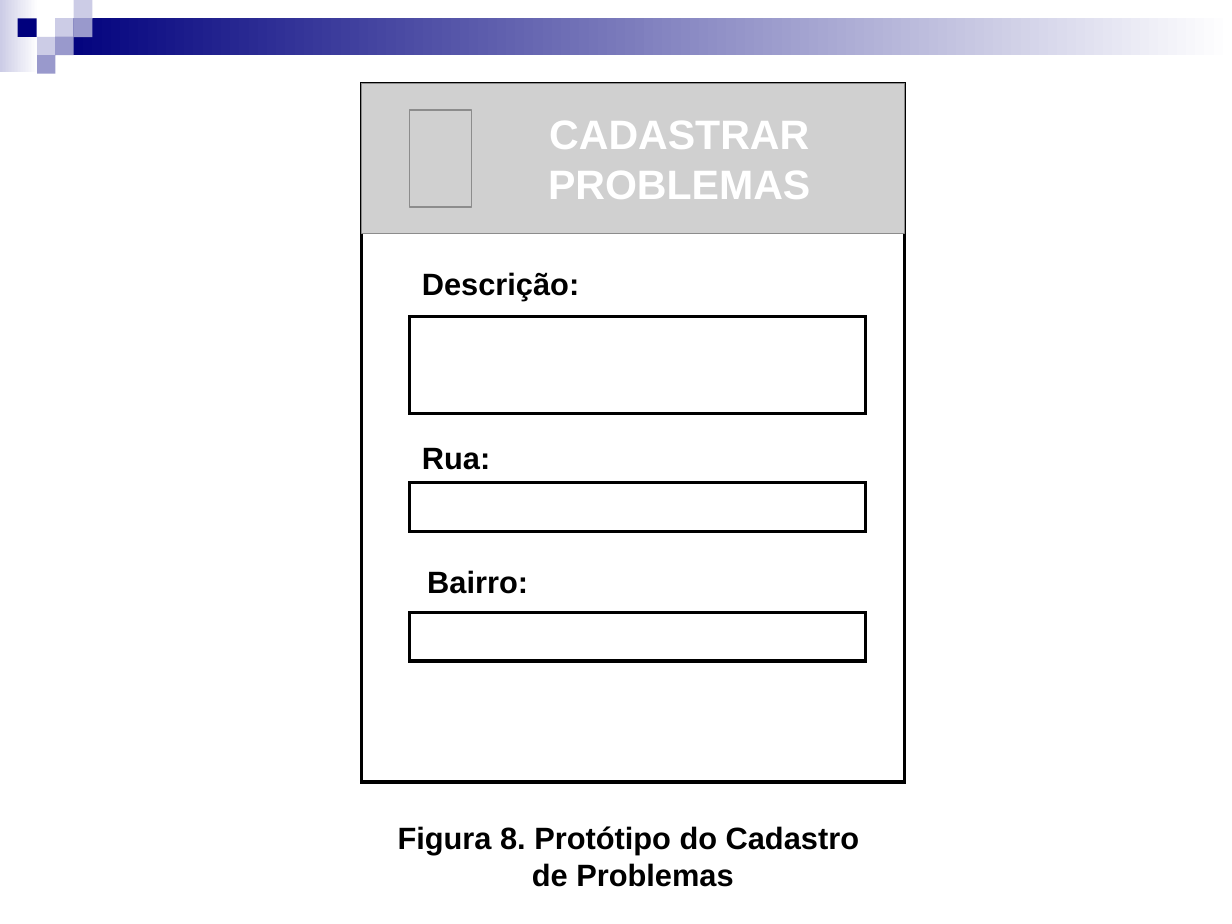
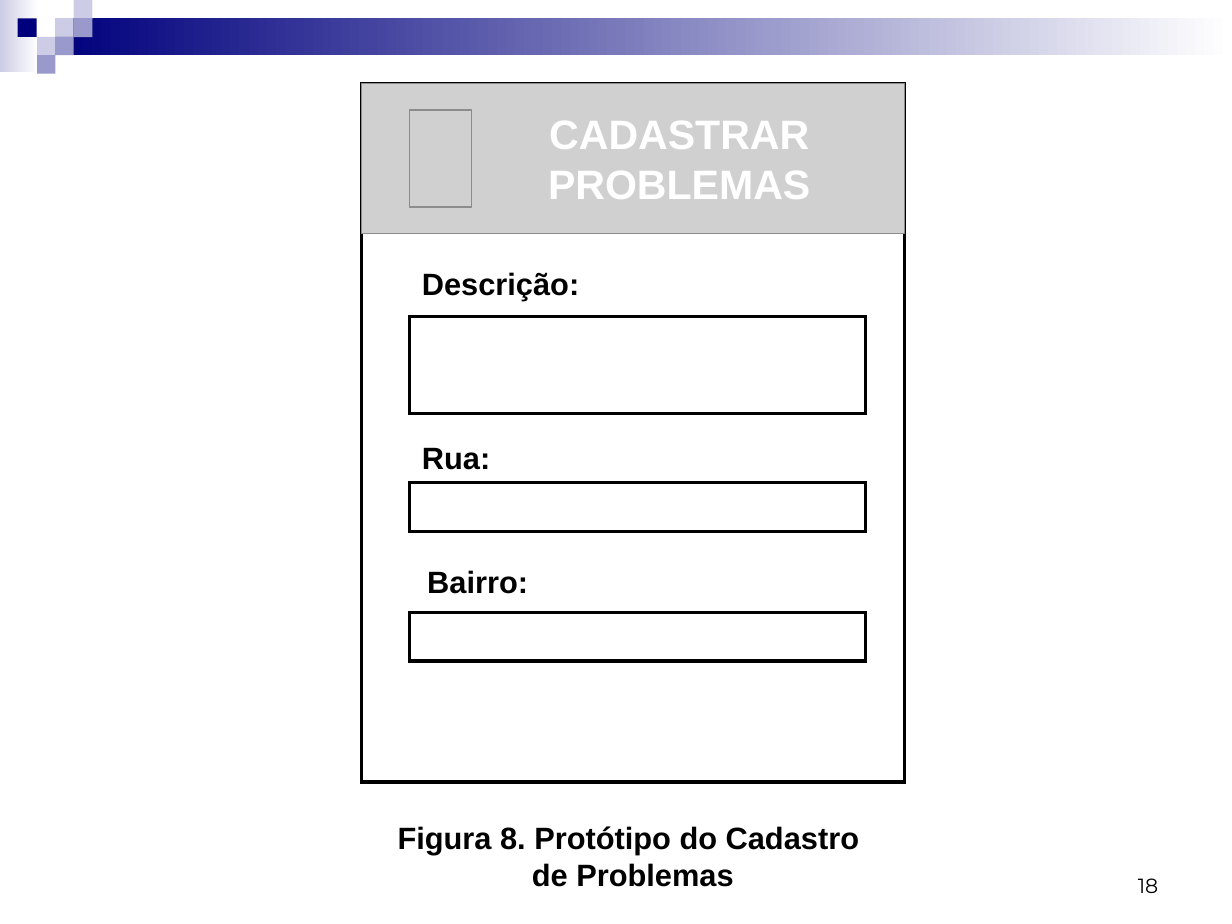
Before and after one commit to Gabrielfgrd/CamaraRB, a slide deck: slide 18 of Documentos/Documentos das aulas/Apresentação para o dia 10.ppt (slide 17 before the commit). Drawn at 1232x924 pixels with LibreOffice and Linux fonts; fonts in the diff are those of the drawing; grey boxes stand for pictures. Boxes give left, top, right and bottom in pixels: in the first picture for what was removed or moved away, otherwise in the second. Text is boxed around its words. In the diff, an @@ line names an element or a change of style, - is before the commit and + after.

```diff
--- a/Documentos/Documentos das aulas/Apresentação para o dia 10.ppt
+++ b/Documentos/Documentos das aulas/Apresentação para o dia 10.ppt
@@ page number added at <box>1138,878,1158,893</box>, 12 pt, text #000000 @@
+18
```
Also in this commit, not shown: 18 other slides changed, 3 slides added, 23 other files.
